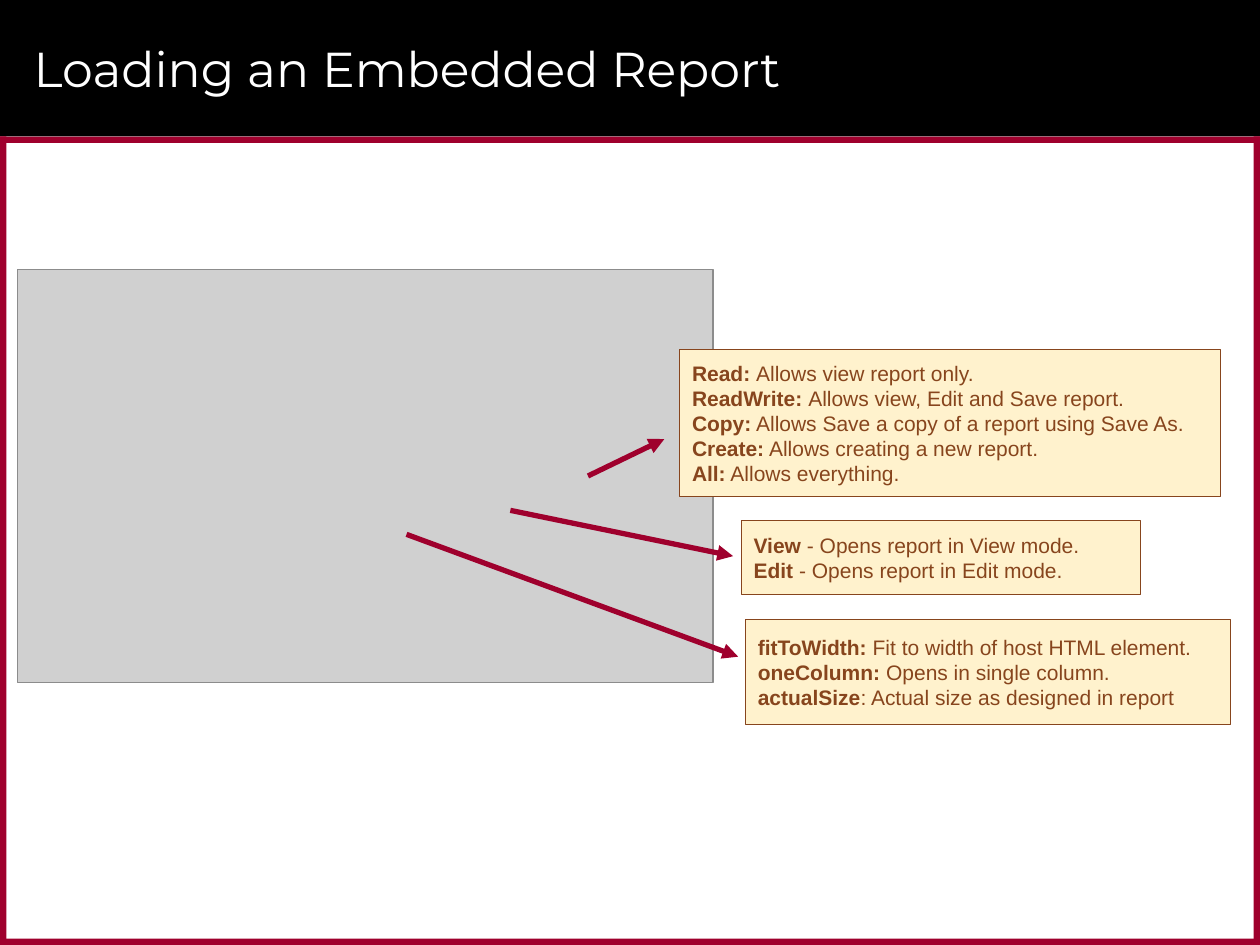
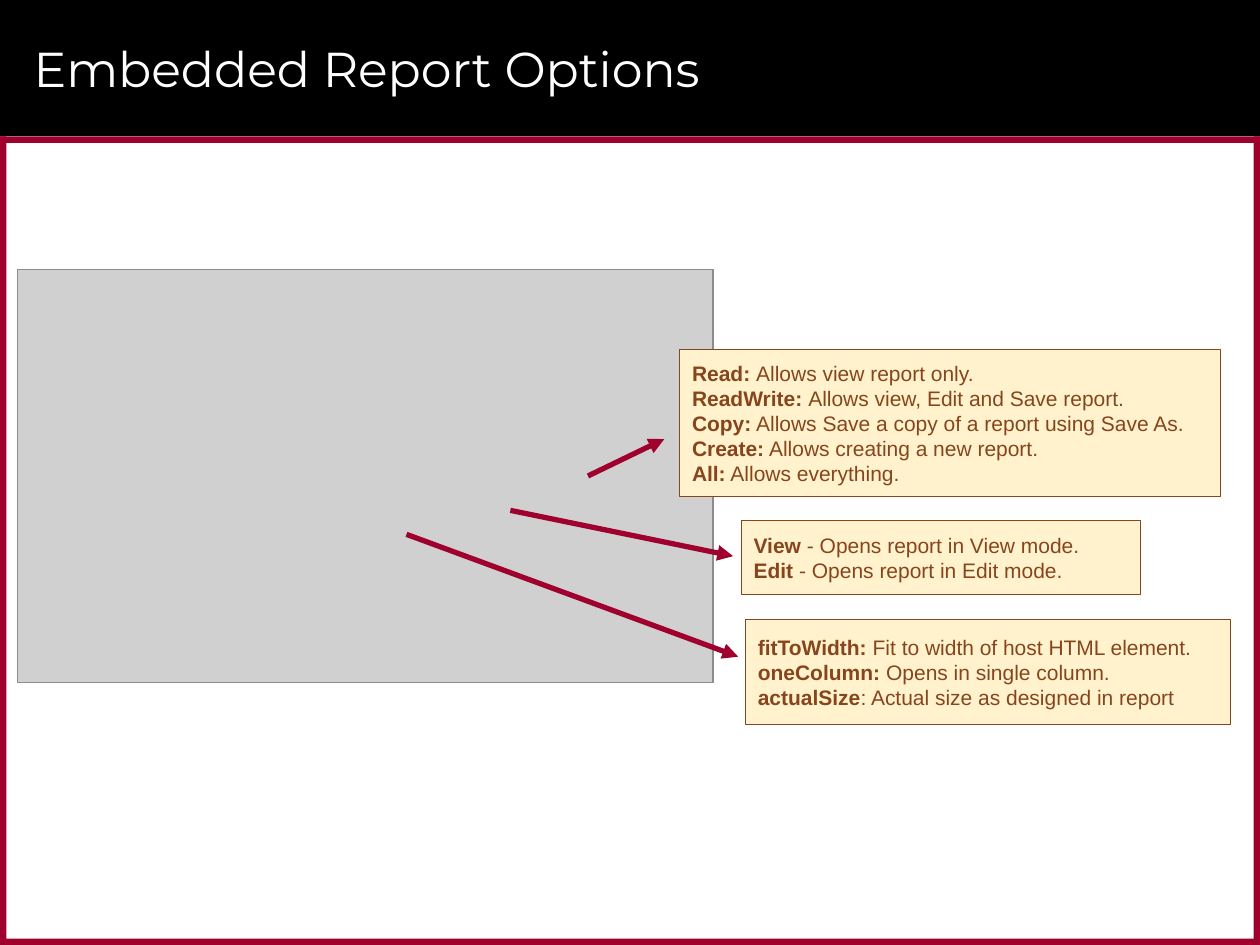
Before and after one commit to CriticalPathTraining/PowerBiEmbedded, a slide deck: slide 50 of Power BI Embedded - December 2017.pptx (slide 52 before the commit). Drawn at 1260x945 pixels with LibreOffice and Linux fonts; fonts in the diff are those of the drawing; grey boxes stand for pictures; background and template pictures are left out. Boxes give left, top, right and bottom in pixels: in the first picture for what was removed or moved away, otherwise in the second. Text is boxed around its words. In the diff, an @@ line names an element or a change of style, - is before the commit and + after.

```diff
--- a/Power BI Embedded - December 2017.pptx
+++ b/Power BI Embedded - December 2017.pptx
@@ title at (34, 50, 700, 97): text changed @@
-Loading an Embedded Report
+Embedded Report Options
```
Also in this commit, not shown: 14 other slides changed, 2 slides removed, 1 other file.
